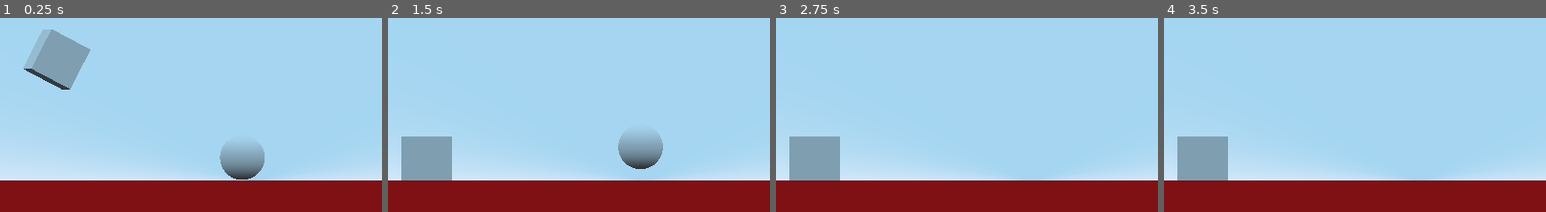
Above: before the commit, frames 1-4 (left to right).
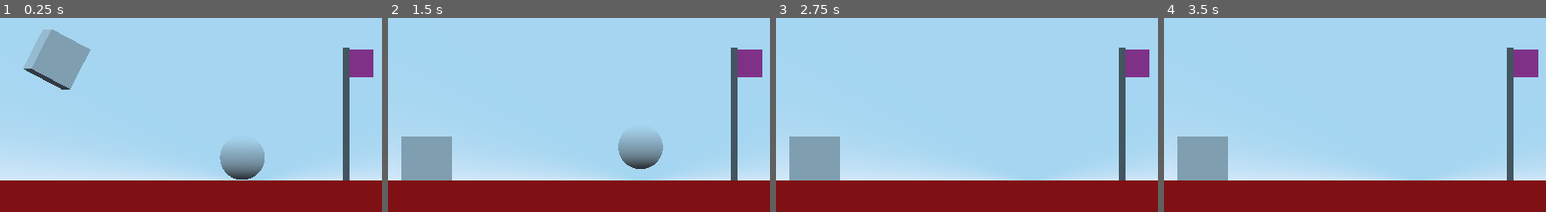
Above: after the commit, the same moments.

Repository: toimisto/rollballgenesis
Game: Godot game, scene res://scenes/Main.tscn
Same seed, same stepped clock (60 frames per second), same inputs: the game is played once before the commit and once after it.
Inputs (mouse positions are % of the whole screen's width and height, from its top left):
- Up to frame 1 (0.25 s): no input
- Up to frame 2 (1.5 s): click (50, 92) at 0.52 s; type "12" at 0.6 s; hold Right (ui_right) from 1.28 s (still down)
- Up to frame 3 (2.75 s): release Right (ui_right) at 2.03 s; hold Down (ui_down) from 2.03 s (still down)
- Up to frame 4 (3.5 s): release Down (ui_down) at 2.78 s; hold Right (ui_right) from 2.78 s (still down)
The pictures show only the part of the screen within x 17-67%, y 0-50%; the shares and areas given below are measured in that part.

The runs differ from the first frame. In frame 1, 2.1% of the frame differs, in the area x 89-98%, y 15-84%; in frame 2, 2.1%; in frame 3, 2.1%; in frame 4, 2.1%.

Commit message:
Added goal

Diff:
--- /dev/null
+++ b/scenes/Goal.tscn
@@ -0,0 +1,156 @@
+[gd_scene load_steps=7 format=2]
+
+[ext_resource path="res://scripts/Goal.gd" type="Script" id=1]
+
+
+
+[sub_resource type="SpatialMaterial" id=2]
+albedo_color = Color( 0.537255, 0.537255, 0.537255, 1 )
+
+[sub_resource type="CylinderMesh" id=3]
+material = SubResource( 2 )
+top_radius = 0.1
+bottom_radius = 0.1
+height = 4.0
+
+[sub_resource type="CubeMesh" id=4]
+size = Vector3( 0.2, 0.8, 0.01 )
+
+[sub_resource type="SpatialMaterial" id=5]
+albedo_color = Color( 1, 0.305882, 0.760784, 1 )
+
+[sub_resource type="Animation" id=1]
+resource_name = "wave"
+length = 2.0
+loop = true
+tracks/0/type = "value"
+tracks/0/path = NodePath("Flag4:translation")
+tracks/0/interp = 1
+tracks/0/loop_wrap = true
+tracks/0/imported = false
+tracks/0/enabled = true
+tracks/0/keys = {
+"times": PoolRealArray( 0, 0.5, 1, 1.5 ),
+"transitions": PoolRealArray( 1, 1, 1, 1 ),
+"update": 0,
+"values": [ Vector3( 0.733443, 3.53497, 0.0570514 ), Vector3( 0.757456, 3.53497, 0.0540514 ), Vector3( 0.732049, 3.53497, 0.0310367 ), Vector3( 0.757456, 3.53497, 0.0540514 ) ]
+}
+tracks/1/type = "value"
+tracks/1/path = NodePath("Flag4:rotation_degrees")
+tracks/1/interp = 1
+tracks/1/loop_wrap = true
+tracks/1/imported = false
+tracks/1/enabled = true
+tracks/1/keys = {
+"times": PoolRealArray( 0, 0.5, 1, 1.5 ),
+"transitions": PoolRealArray( 1, 1, 1, 1 ),
+"update": 0,
+"values": [ Vector3( 0, -10.9709, 0 ), Vector3( 0, -1.45722, 0 ), Vector3( 0, 8.05644, 0 ), Vector3( 0, -1.45722, 0 ) ]
+}
+tracks/2/type = "value"
+tracks/2/path = NodePath("Flag1:translation")
+tracks/2/interp = 1
+tracks/2/loop_wrap = true
+tracks/2/imported = false
+tracks/2/enabled = true
+tracks/2/keys = {
+"times": PoolRealArray( 0, 1 ),
+"transitions": PoolRealArray( 1, 1 ),
+"update": 0,
+"values": [ Vector3( 0.172229, 3.53497, 0.0258635 ), Vector3( 0.179394, 3.53497, -0.00139038 ) ]
+}
+tracks/3/type = "value"
+tracks/3/path = NodePath("Flag1:rotation_degrees")
+tracks/3/interp = 1
+tracks/3/loop_wrap = true
+tracks/3/imported = false
+tracks/3/enabled = true
+tracks/3/keys = {
+"times": PoolRealArray( 0, 1 ),
+"transitions": PoolRealArray( 1, 1 ),
+"update": 0,
+"values": [ Vector3( 0, -23.4862, 0 ), Vector3( 0, 1.21874, 0 ) ]
+}
+tracks/4/type = "value"
+tracks/4/path = NodePath("Flag2:translation")
+tracks/4/interp = 1
+tracks/4/loop_wrap = true
+tracks/4/imported = false
+tracks/4/enabled = true
+tracks/4/keys = {
+"times": PoolRealArray( 0, 0.5, 1, 1.5 ),
+"transitions": PoolRealArray( 1, 1, 1, 1 ),
+"update": 0,
+"values": [ Vector3( 0.358078, 3.53497, 0.018189 ), Vector3( 0.373609, 3.53497, 0.03338 ), Vector3( 0.361617, 3.53497, 0.0413347 ), Vector3( 0.373609, 3.53497, 0.03338 ) ]
+}
+tracks/5/type = "value"
+tracks/5/path = NodePath("Flag2:rotation_degrees")
+tracks/5/interp = 1
+tracks/5/loop_wrap = true
+tracks/5/imported = false
+tracks/5/enabled = true
+tracks/5/keys = {
+"times": PoolRealArray( 0, 0.5, 1, 1.5 ),
+"transitions": PoolRealArray( 1, 1, 1, 1 ),
+"update": 0,
+"values": [ Vector3( 0, 24.2636, 0 ), Vector3( 0, -1.85994, 0 ), Vector3( 0, -27.9834, 0 ), Vector3( 0, -1.85994, 0 ) ]
+}
+tracks/6/type = "value"
+tracks/6/path = NodePath("Flag3:translation")
+tracks/6/interp = 1
+tracks/6/loop_wrap = true
+tracks/6/imported = false
+tracks/6/enabled = true
+tracks/6/keys = {
+"times": PoolRealArray( 0, 0.5, 1, 1.5 ),
+"transitions": PoolRealArray( 1, 1, 1, 1 ),
+"update": 0,
+"values": [ Vector3( 0.543916, 3.53497, 0.00881845 ), Vector3( 0.572518, 3.53497, 0.0446927 ), Vector3( 0.537439, 3.53497, 0.067015 ), Vector3( 0.572518, 3.53497, 0.0446927 ) ]
+}
+tracks/7/type = "value"
+tracks/7/path = NodePath("Flag3:rotation_degrees")
+tracks/7/interp = 1
+tracks/7/loop_wrap = true
+tracks/7/imported = false
+tracks/7/enabled = true
+tracks/7/keys = {
+"times": PoolRealArray( 0, 0.5, 1, 1.5 ),
+"transitions": PoolRealArray( 1, 1, 1, 1 ),
+"update": 0,
+"values": [ Vector3( 0, -17.9136, 0 ), Vector3( 0, -3.92104, 0 ), Vector3( 0, 10.0715, 0 ), Vector3( 0, -3.92104, 0 ) ]
+}
+
+[node name="Goal" type="Spatial"]
+transform = Transform( 0.967134, 0, 0.254268, 0, 1, 0, -0.254268, 0, 0.967134, 0.172229, 3.53497, -0.0483767 )
+script = ExtResource( 1 )
+
+[node name="MeshInstance" type="MeshInstance" parent="."]
+transform = Transform( 1, 0, 0, 0, 1, 0, 0, 0, 1, 0, 2.00971, 0 )
+mesh = SubResource( 3 )
+material/0 = null
+
+[node name="Flag4" type="MeshInstance" parent="."]
+transform = Transform( 0.999676, 0, -0.0254305, 0, 1, 0, 0.0254305, 0, 0.999676, 0.732746, 3.53497, 0.044044 )
+mesh = SubResource( 4 )
+material/0 = SubResource( 5 )
+
+[node name="Flag3" type="MeshInstance" parent="."]
+transform = Transform( 0.99766, 0, -0.0683817, 0, 1, 0, 0.0683817, 0, 0.99766, 0.540678, 3.53497, 0.0379167 )
+mesh = SubResource( 4 )
+material/0 = SubResource( 5 )
+
+[node name="Flag2" type="MeshInstance" parent="."]
+transform = Transform( 0.999474, 0, -0.0324564, 0, 1, 0, 0.0324564, 0, 0.999474, 0.359847, 3.53497, 0.0297619 )
+mesh = SubResource( 4 )
+material/0 = SubResource( 5 )
+
+[node name="Flag1" type="MeshInstance" parent="."]
+transform = Transform( 0.981179, 0, -0.1931, 0, 1, 0, 0.1931, 0, 0.981179, 0.175812, 3.53497, 0.0122366 )
+mesh = SubResource( 4 )
+material/0 = SubResource( 5 )
+
+[node name="AnimationPlayer" type="AnimationPlayer" parent="."]
+anims/wave = SubResource( 1 )
+
+[node name="Timer" type="Timer" parent="."]
+autostart = true
--- a/scenes/Level.tscn
+++ b/scenes/Level.tscn
@@ -1,9 +1,10 @@
-[gd_scene load_steps=10 format=2]
+[gd_scene load_steps=11 format=2]
 
 [ext_resource path="res://scripts/Level.gd" type="Script" id=1]
 [ext_resource path="res://assets/Shinji.tscn" type="PackedScene" id=2]
 [ext_resource path="res://scripts/Shinji.gd" type="Script" id=3]
 [ext_resource path="res://scripts/Camera.gd" type="Script" id=4]
+[ext_resource path="res://scenes/Goal.tscn" type="PackedScene" id=5]
 
 [sub_resource type="BoxShape" id=1]
 
@@ -57,3 +58,6 @@
 transform = Transform( 1, 0, 0, 0, 1, 0, 0, 0, 1, 0.563446, 0, 40.922 )
 projection = 1
 size = 20.0
+
+[node name="Goal" parent="." instance=ExtResource( 5 )]
+transform = Transform( 1.4507, 0, 0.381402, 0, 1.5, 0, -0.381402, 0, 1.4507, 4.62512, 0.0164497, -0.0483767 )
--- /dev/null
+++ b/scripts/Goal.gd
@@ -0,0 +1,13 @@
+extends Spatial
+
+# Declare member variables here. Examples:
+# var a = 2
+# var b = "text"
+
+# Called when the node enters the scene tree for the first time.
+func _ready():
+    $AnimationPlayer.play("wave")
+    pass # Replace with function body.
+
+# Called every frame. 'delta' is the elapsed time since the previous frame.
+#func _process(delta):
